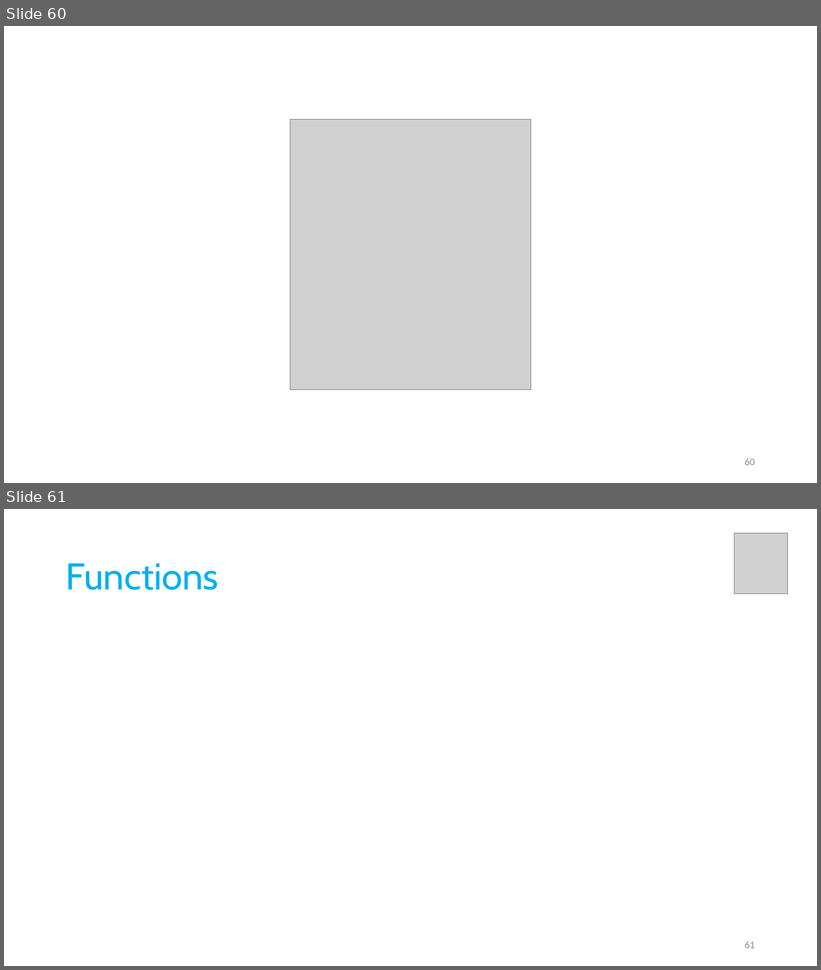
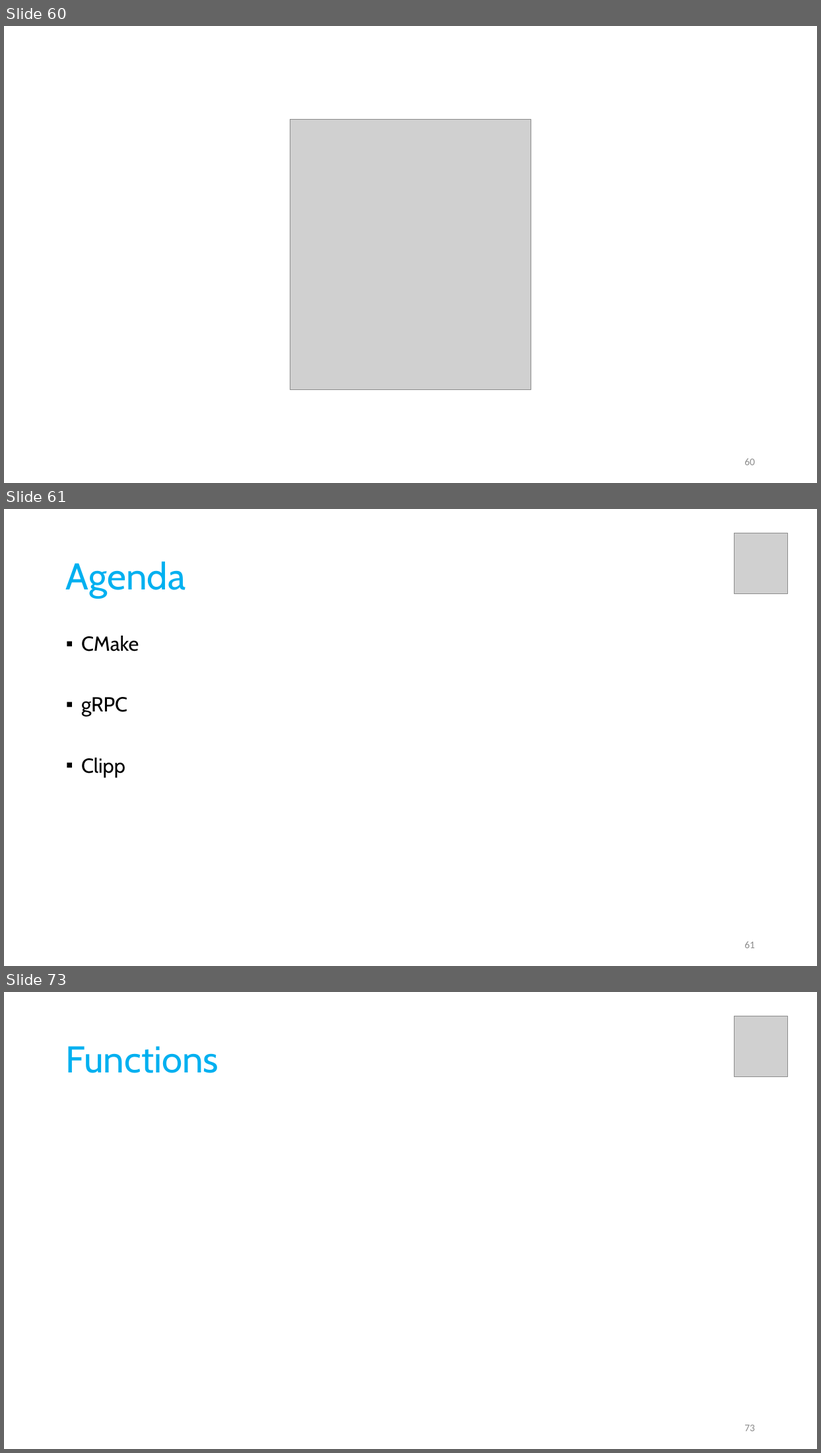
Before and after one commit to pfaco/ees_cpp, a slide deck: slides/C++.pptx. Shown one above the other, each under a label of ours: slides 60 and 61 before the commit, slides 60, 61 and 73 after it; the slides between them are not shown. The pictures are 821x970 and 821x1453 pixels, drawn with LibreOffice and Linux fonts; fonts in the diff are those of the drawing; grey boxes stand for pictures. Boxes give left, top, right and bottom in pixels: in the first picture for what was removed or moved away, otherwise in the second. Text is boxed around its words. In the diff, an @@ line names an element or a change of style, - is before the commit and + after.

```diff
--- a/slides/C++.pptx
+++ b/slides/C++.pptx
@@ slide 61 added at (4, 509, 817, 966), background #FFFFFF @@
@@ picture added at (735, 533, 789, 593) @@
@@ title added at (66, 561, 186, 598), 44 pt, text #00B0F0 @@
+Agenda
@@ text added at (81, 636, 139, 777), 24 pt, text #000000 @@
+▪ CMake
+▪ gRPC
+▪ Clipp
@@ page number added at (745, 941, 755, 949), 12 pt, text #8C8C8C @@
+61
@@ what was slide 61 is now slide 73 @@
@@ page number at (745, 1425, 755, 1432): text changed @@
-61
+73
```
Also in this commit, not shown: 11 other slides added, 1 other file.
